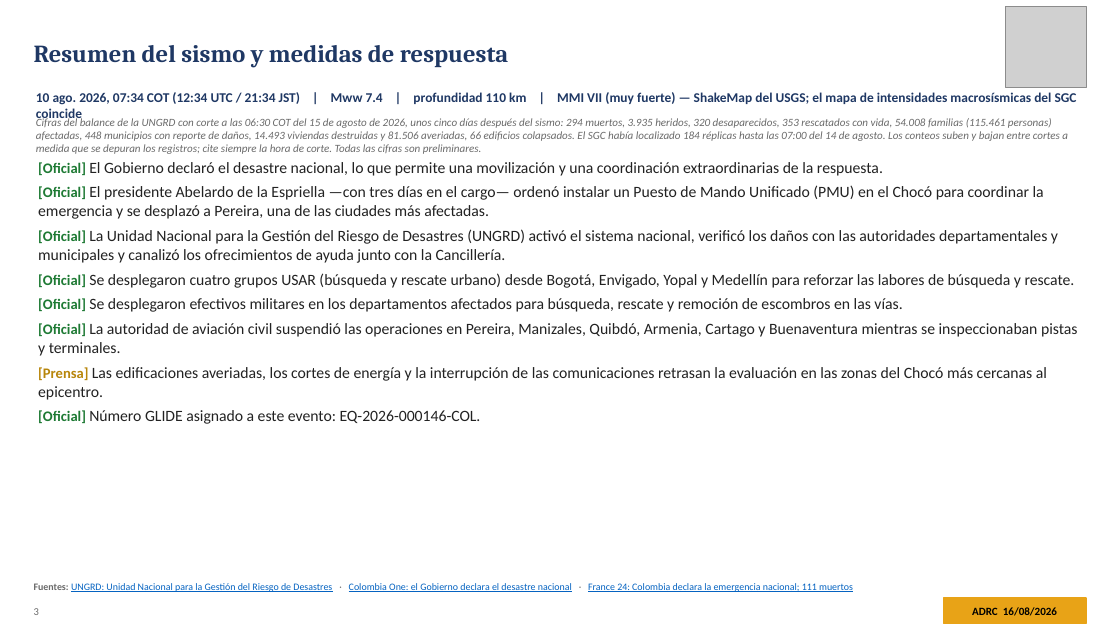
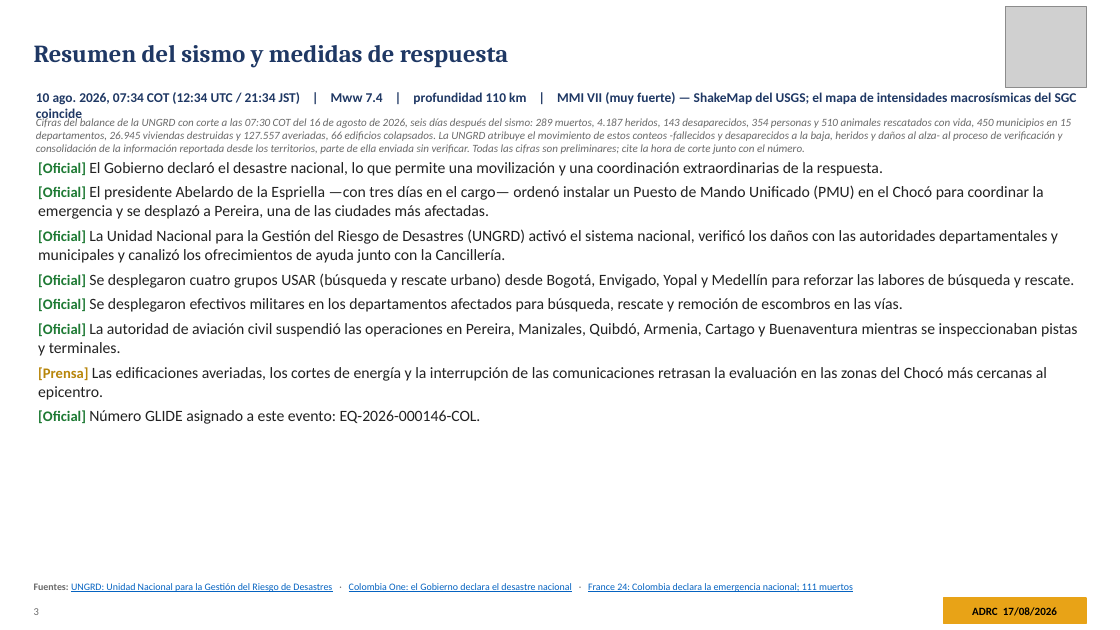
Before and after one commit to kochobi-max/whatsmap, a slide deck: slide 3 of reports/colombia_eq_20260810/output/ADRC_EQ_COL_Choco_20260810_ES.pptx. Drawn at 1120x630 pixels with LibreOffice and Linux fonts; fonts in the diff are those of the drawing; grey boxes stand for pictures. Boxes give left, top, right and bottom in pixels: in the first picture for what was removed or moved away, otherwise in the second. Text is boxed around its words. In the diff, an @@ line names an element or a change of style, - is before the commit and + after.

```diff
--- a/reports/colombia_eq_20260810/output/ADRC_EQ_COL_Choco_20260810_ES.pptx
+++ b/reports/colombia_eq_20260810/output/ADRC_EQ_COL_Choco_20260810_ES.pptx
@@ text at bbox=[36, 117, 1071, 154]: text changed @@
-Cifras del balance de la UNGRD con corte a las 06:30 COT del 15 de agosto de 2026, unos cinco días después del sismo: 294 muertos, 3.935 heridos, 320 desaparecidos, 353 rescatados con vida, 54.008 familias (115.461 personas) afectadas, 448 municipios con reporte de daños, 14.493 viviendas destruidas y 81.506 averiadas, 66 edificios colapsados. El SGC había localizado 184 réplicas hasta las 07:00 del 14 de agosto. Los conteos suben y bajan entre cortes a medida que se depuran los registros; cite siempre la hora de corte. Todas las cifras son preliminares.
+Cifras del balance de la UNGRD con corte a las 07:30 COT del 16 de agosto de 2026, seis días después del sismo: 289 muertos, 4.187 heridos, 143 desaparecidos, 354 personas y 510 animales rescatados con vida, 450 municipios en 15 departamentos, 26.945 viviendas destruidas y 127.557 averiadas, 66 edificios colapsados. La UNGRD atribuye el movimiento de estos conteos -fallecidos y desaparecidos a la baja, heridos y daños al alza- al proceso de verificación y consolidación de la información reportada desde los territorios, parte de ella enviada sin verificar. Todas las cifras son preliminares; cite la hora de corte junto con el número.
@@ text at bbox=[972, 607, 1057, 616]: text changed @@
-ADRC 16/08/2026
+ADRC 17/08/2026
```
Also in this commit, not shown: 35 other slides changed, 8 other files.
